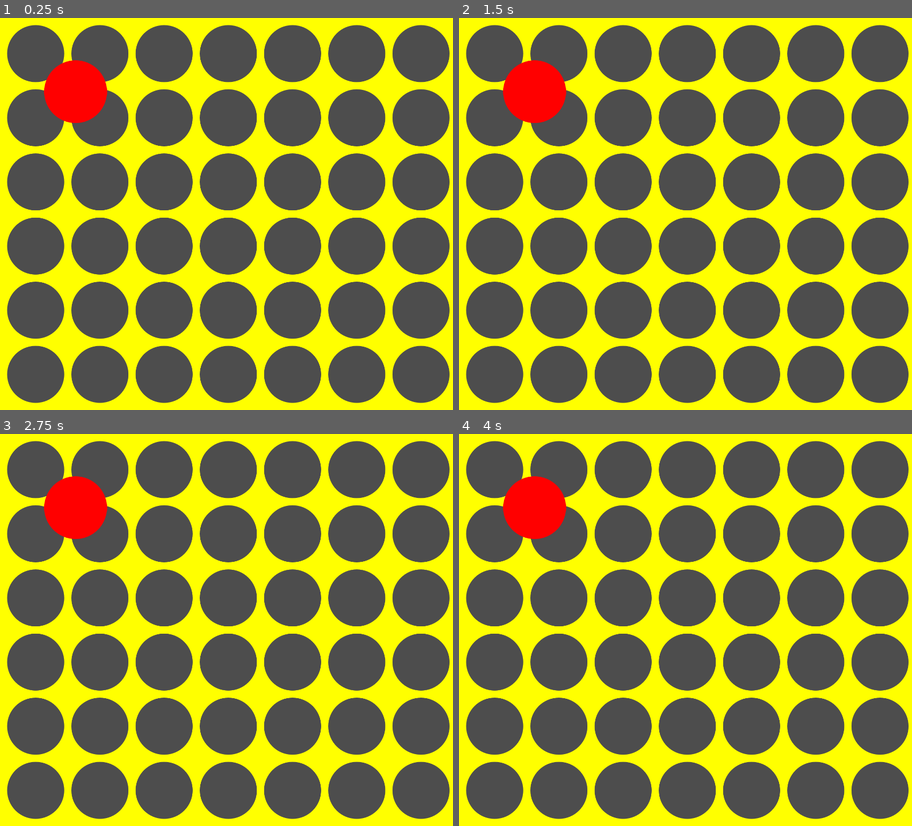
Above: before the commit, frames 1-4 (two rows, left to right).
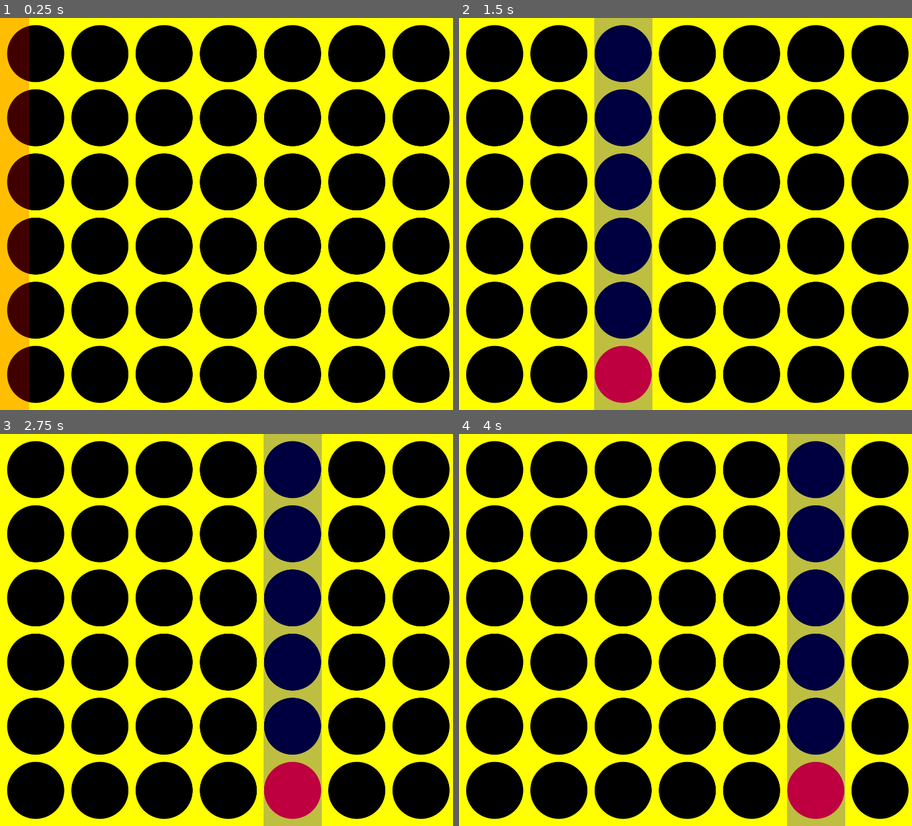
Above: after the commit, the same moments.

Repository: Pigg0Bot-S/4Chip
Game: Godot game, scene res://Scenes/board.tscn
Two runs of this game, one before a commit and one after it. Both use one fixed random seed, a clock stepped at 60 frames per second and the inputs below.
Inputs (mouse positions are in pixels of both pictures, inside the frame that each line leads up to):
- Up to frame 1 (0.25 s): no input
- Up to frame 2 (1.5 s): tap Enter at 0.5 s; move the mouse to (789, 194) at 0.52 s; click (789, 194) at 0.67 s; tap R (Reset, bound only after the commit) at 1.25 s; move the mouse to (594, 233) at 1.27 s; click (594, 233) at 1.42 s
- Up to frame 3 (2.75 s): tap R (Reset, bound only after the commit) at 2 s; move the mouse to (271, 543) at 2.02 s; click (271, 543) at 2.17 s
- Up to frame 4 (4 s): tap R (Reset, bound only after the commit) at 2.75, 3.5 s; move the mouse to (662, 708) at 2.77 s; click (662, 708) at 2.92 s; move the mouse to (825, 688) at 3.52 s; click (825, 688) at 3.67 s

The runs differ from the first frame. In frame 1, 65% of the frame differs, in the area x 0-100%, y 0-100%; in frame 2, 66%, in the area x 1-100%, y 0-100%; in frame 3, 66%; in frame 4, 66%.
Error before the commit: Parse Error: Expected indented block after function declaration. (res://Scenes/board.gd:18)

Commit message:
Give board functionality, coin placement logic, win, sfx, and reset

Diff:
--- a/Assets/Textures/chip.svg
+++ b/Assets/Textures/chip.svg
@@ -12,9 +12,10 @@
   <defs
      id="defs1" />
   <g
-     id="layer1">
+     id="layer1"
+     style="fill:#ffffff">
     <circle
-       style="fill:#ff0000;fill-opacity:1;stroke-width:0.957123"
+       style="fill:#ffffff;fill-opacity:1;stroke-width:0.957123"
        id="path1"
        cx="12.7"
        cy="12.7"
--- a/Scenes/board.gd
+++ b/Scenes/board.gd
@@ -1,32 +1,162 @@
 extends Node2D
 
 @onready var coins = $"Coins"
+@export var turn_color : CoinColor = CoinColor.RED
+var won = false
+var coin_scene = preload("res://Scenes/coin.tscn")
+var columns : Array[Array] = [
+	[],
+	[],
+	[],
+	[],
+	[],
+	[],
+	[]
+]
+enum CoinColor {NONE, RED ,BLUE}
+enum Direction {HORIZONTAL, VERTICAL, DIAGONAL, DIAGONAL_DOWN}
 
-class coin_grid:
-	const null_row : Array = [null,null,null,null,null,null]
-	@export var grid : Array[Array]
+const COLUMN_WIDTH : int = 158
 
-	func _init():
-		grid = [null_row.duplicate(),
-				null_row.duplicate(),
-				null_row.duplicate(),
-				null_row.duplicate(),
-				null_row.duplicate(),
-				null_row.duplicate()
-		]
+func get_color_modulate(color : CoinColor):
+	if color == CoinColor.RED:
+		return Color(1,0,0,1)
+	return Color(0,0,1,1)
 
-	func add_coin(color : bool):
+func get_coin_node(color : CoinColor) -> Sprite2D:
+	var new_coin : Sprite2D = coin_scene.instantiate()
+	new_coin.modulate = get_color_modulate(color)
+	return new_coin
+
+func add_coin(color : CoinColor, column : int) -> Vector2i:
+	var pos = columns[column].size()
+	if pos == 6:
+		return Vector2i(-1, -1)
+
+	columns[column].append(color)
 
 
-# Called when the node enters the scene tree for the first time.
-func _ready():
-	pass # Replace with function body.
+	var new_coin = get_coin_node(color)
+	new_coin.position = Vector2(column,-pos)*177+Vector2(98, 982)
+	$Coins.add_child(new_coin)
+	return Vector2i(column, pos)
+
+func get_coin(pos : Vector2i) -> CoinColor:
+	if not (pos.x in range(0,7) and pos.y in range(0,7)):
+		return CoinColor.NONE
+	if columns[pos.x].size() <= pos.y:
+		return CoinColor.NONE
+
+	return columns[pos.x][pos.y]
+
+func check_coin_win(pos : Vector2i) -> bool:
+
+
+	for i in range(0,4):
+		if coin_scan(pos, i):
+			return true
+
+	return false
+
+func coin_scan(pos : Vector2i, direction : Direction) -> bool:
+	var winning_color : CoinColor = get_coin(pos)
+	var current_row : int = 0
+
+	for i in range(-3, 4):
+		var coin_color : CoinColor
+		match direction:
+			Direction.HORIZONTAL:
+				coin_color = get_coin(Vector2i(pos.x+i,pos.y))
+			Direction.VERTICAL:
+				coin_color = get_coin(Vector2i(pos.x, pos.y+i))
+			Direction.DIAGONAL:
+				coin_color = get_coin(Vector2i(pos.x+i, pos.y+i))
+			Direction.DIAGONAL_DOWN:
+				coin_color = get_coin(Vector2i(pos.x+i,pos.y-i))
+
+		if coin_color != winning_color:
+			current_row = 0
+			continue
+
+		current_row += 1
+		if current_row == 4:
+			return true
+
+	return false
+
+func switch_turn():
+	if turn_color == CoinColor.RED:
+		turn_color = CoinColor.BLUE
+	else:
+		turn_color = CoinColor.RED
+	$Selector.modulate = get_color_modulate(turn_color)
+#func for_coin(start_position : Vector2i, step : Vector2i, limit : Vector2i):
 
 
 # Called every frame. 'delta' is the elapsed time since the previous frame.
-func _process(delta):
-	pass
+func _process(_delta):
+	if Input.is_action_just_pressed("Reset"):
+		reset()
 
 
 func reset():
-	pass
+	for coin in $Coins.get_children():
+		coin.queue_free()
+	for i in range(7):
+		columns[i] = []
+
+	if turn_color == CoinColor.BLUE:
+		switch_turn()
+	$Control/WinText.hide()
+	won = false
+
+func win():
+	won = true
+	$Win.play()
+	$Control/WinText.self_modulate = get_color_modulate(turn_color)
+	$Control/WinText.show()
+
+func get_column(pos : Vector2):
+	var column_num : int = floor(pos.x/(COLUMN_WIDTH+19))
+	#print(column_num)
+	if pos.x - (COLUMN_WIDTH+19)*column_num <= 19:
+		return -1
+
+	return column_num
+
+func handle_click(pos : Vector2):
+	if won:
+		return
+	var column = get_column(pos)
+	if column == -1:
+		return
+
+	var coin_pos : Vector2i = add_coin(turn_color, column)
+	if coin_pos == Vector2i(-1, -1):
+		$Error.play()
+		return
+
+	var win : bool = check_coin_win(coin_pos)
+	if win:
+		win()
+		return
+
+	$Place.play()
+	switch_turn()
+
+func handle_motion(pos : Vector2):
+	var column = get_column(pos)
+	if column == -1 or won:
+		$Selector.hide()
+		return
+	$Selector.position = Vector2(column,0)*177+Vector2(98, 0)
+	$Selector.show()
+
+
+func _input(event):
+
+	# Mouse in viewport coordinates.
+	if event is InputEventMouseButton and event.button_index == 1 and event.pressed:
+		handle_click(event.position)
+	if event is InputEventMouseMotion:
+		handle_motion(event.position)
--- a/Scenes/board.tscn
+++ b/Scenes/board.tscn
@@ -1,20 +1,90 @@
-[gd_scene load_steps=4 format=3 uid="uid://ngy0exf47u7l"]
+[gd_scene load_steps=8 format=3 uid="uid://ngy0exf47u7l"]
 
 [ext_resource type="Script" path="res://Scenes/board.gd" id="1_4kfjl"]
 [ext_resource type="Texture2D" uid="uid://cyra7yc242yvw" path="res://Assets/Textures/connect_board.svg" id="1_mxy6k"]
-[ext_resource type="Texture2D" uid="uid://nmirdfljcr7k" path="res://Assets/Textures/chip.svg" id="2_776ad"]
+[ext_resource type="AudioStream" uid="uid://do6hd63of20t6" path="res://Assets/Audio/error.wav" id="3_yfe2c"]
+[ext_resource type="AudioStream" uid="uid://y84occeyvinc" path="res://Assets/Audio/place.wav" id="4_l0rcd"]
+[ext_resource type="AudioStream" uid="uid://bvwupdj0bahpu" path="res://Assets/Audio/victory.wav" id="5_gq87p"]
+
+[sub_resource type="LabelSettings" id="LabelSettings_5tyho"]
+font_size = 200
+
+[sub_resource type="LabelSettings" id="LabelSettings_id6ai"]
+font_size = 46
 
 [node name="Board" type="Node2D"]
 script = ExtResource("1_4kfjl")
 
-[node name="Sprite2D" type="Sprite2D" parent="."]
+[node name="Control" type="Control" parent="."]
+layout_mode = 3
+anchors_preset = 0
+offset_right = 1256.0
+offset_bottom = 1080.0
+
+[node name="ColorRect" type="ColorRect" parent="Control"]
+layout_mode = 1
+anchors_preset = 15
+anchor_right = 1.0
+anchor_bottom = 1.0
+grow_horizontal = 2
+grow_vertical = 2
+size_flags_horizontal = 3
+size_flags_vertical = 3
+color = Color(0, 0, 0, 1)
+
+[node name="WinText" type="Label" parent="Control"]
+visible = false
+top_level = true
+layout_mode = 1
+anchors_preset = 8
+anchor_left = 0.5
+anchor_top = 0.5
+anchor_right = 0.5
+anchor_bottom = 0.5
+offset_left = -628.0
+offset_top = -136.5
+offset_right = 628.0
+offset_bottom = 136.5
+grow_horizontal = 2
+grow_vertical = 2
+text = "Winner"
+label_settings = SubResource("LabelSettings_5tyho")
+horizontal_alignment = 1
+
+[node name="Label" type="Label" parent="Control/WinText"]
+layout_mode = 1
+anchors_preset = 7
+anchor_left = 0.5
+anchor_top = 1.0
+anchor_right = 0.5
+anchor_bottom = 1.0
+offset_left = -148.0
+offset_top = -23.0
+offset_right = 148.0
+grow_horizontal = 2
+grow_vertical = 0
+text = "Hit 'R' to reset the game and try again!"
+label_settings = SubResource("LabelSettings_id6ai")
+horizontal_alignment = 1
+
+[node name="Coins" type="Node2D" parent="."]
+
+[node name="BoardSprite" type="Sprite2D" parent="."]
 scale = Vector2(0.818182, 0.818182)
 texture = ExtResource("1_mxy6k")
 centered = false
 
-[node name="Coins" type="Node2D" parent="."]
+[node name="Selector" type="Polygon2D" parent="."]
+modulate = Color(1, 0, 0, 1)
+color = Color(1, 1, 1, 0.254902)
+offset = Vector2(-80, 0)
+polygon = PackedVector2Array(0, 0, 160, 0, 160, 1080, 0, 1080)
 
-[node name="Coin" type="Sprite2D" parent="."]
-position = Vector2(208, 203)
-scale = Vector2(0.9, 0.9)
-texture = ExtResource("2_776ad")
+[node name="Error" type="AudioStreamPlayer" parent="."]
+stream = ExtResource("3_yfe2c")
+
+[node name="Place" type="AudioStreamPlayer" parent="."]
+stream = ExtResource("4_l0rcd")
+
+[node name="Win" type="AudioStreamPlayer" parent="."]
+stream = ExtResource("5_gq87p")
--- /dev/null
+++ b/Scenes/coin.tscn
@@ -0,0 +1,7 @@
+[gd_scene load_steps=2 format=3 uid="uid://dolmsn83nlpcq"]
+
+[ext_resource type="Texture2D" uid="uid://nmirdfljcr7k" path="res://Assets/Textures/chip.svg" id="1_a0sbt"]
+
+[node name="Coin" type="Sprite2D"]
+scale = Vector2(0.9, 0.9)
+texture = ExtResource("1_a0sbt")
--- a/project.godot
+++ b/project.godot
@@ -27,3 +27,11 @@
 texture={
 "svg/scale": 2.0
 }
+
+[input]
+
+Reset={
+"deadzone": 0.5,
+"events": [Object(InputEventKey,"resource_local_to_scene":false,"resource_name":"","device":-1,"window_id":0,"alt_pressed":false,"shift_pressed":false,"ctrl_pressed":false,"meta_pressed":false,"pressed":false,"keycode":0,"physical_keycode":82,"key_label":0,"unicode":114,"echo":false,"script":null)
+]
+}
Not shown, added: Assets/Audio/error.wav.import
Not shown, added: Assets/Audio/place.wav.import
Not shown, added: Assets/Audio/victory.wav.import
Not shown, added: Assets/Audio/error.wav
Not shown, added: Assets/Audio/place.wav
Not shown, added: Assets/Audio/victory.wav
